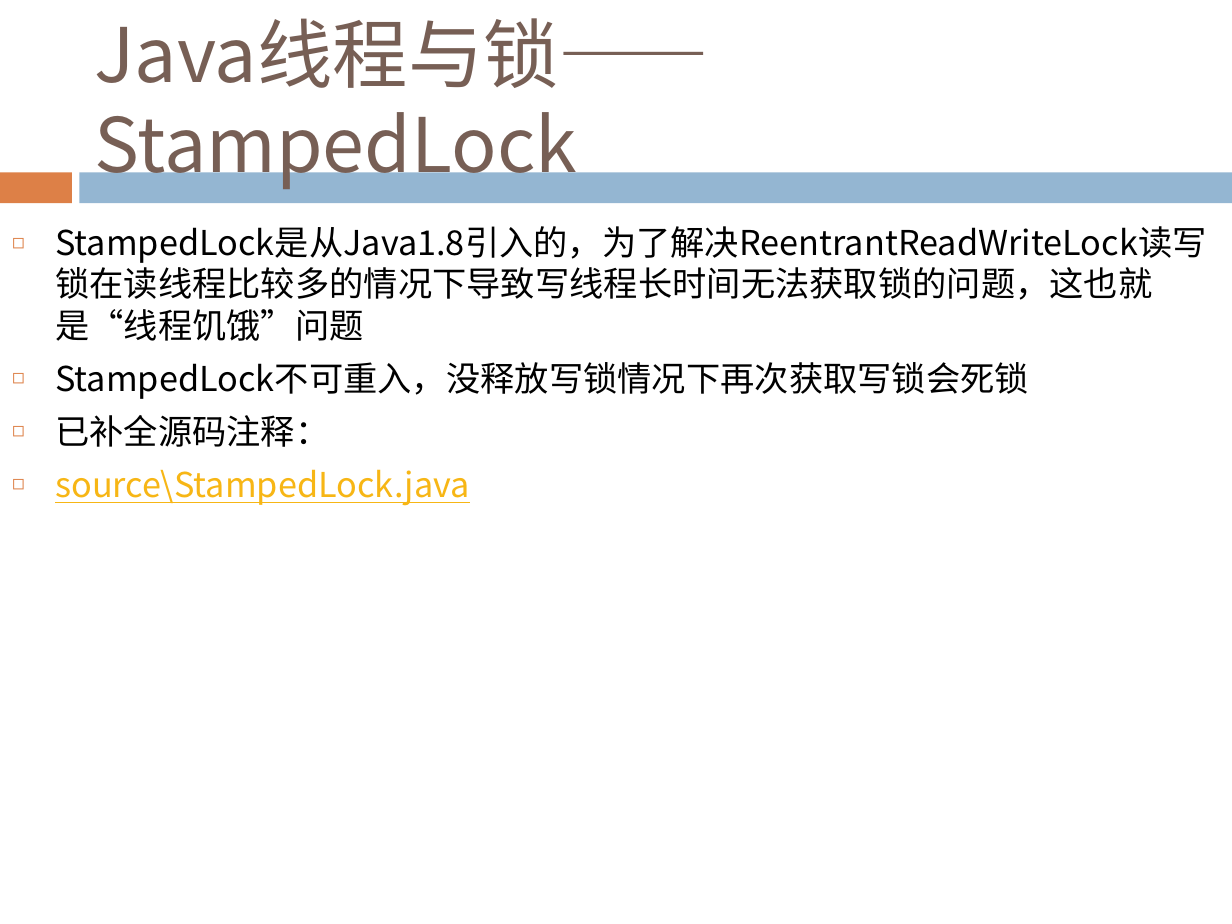
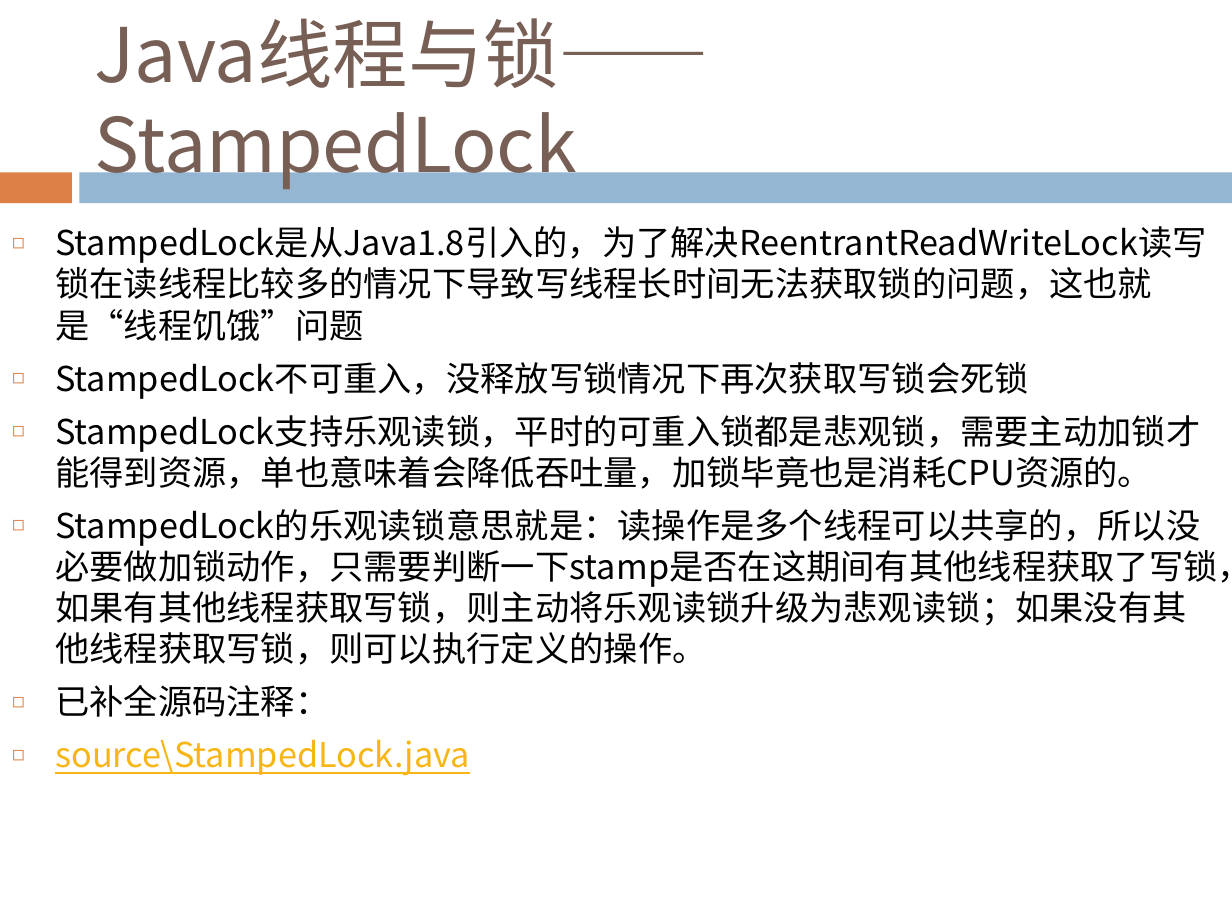
Before and after one commit to Costriod/study, a slide deck: slide 107 of Java基础.pptx. Drawn at 1232x924 pixels with LibreOffice and Linux fonts; fonts in the diff are those of the drawing. Boxes give left, top, right and bottom in pixels: in the first picture for what was removed or moved away, otherwise in the second. Text is boxed around its words. In the diff, an @@ line names an element or a change of style, - is before the commit and + after.

```diff
--- a/Java基础.pptx
+++ b/Java基础.pptx
@@ text at <box>55,415,1232,665</box>: paragraphs added @@
+◻ StampedLock支持乐观读锁，平时的可重入锁都是悲观锁，需要主动加锁才能得到资源，单也意味着会降低吞吐量，加锁毕竟也是消耗CPU资源的。
+◻ StampedLock的乐观读锁意思就是：读操作是多个线程可以共享的，所以没必要做加锁动作，只需要判断一下stamp是否在这期间有其他线程获取了写锁，如果有其他线程获取写锁，则主动将乐观读锁升级为悲观读锁；如果没有其他线程获取写锁，则可以执行定义的操作。
```
Also in this commit, not shown: 5 other slides changed, 4 other files.
